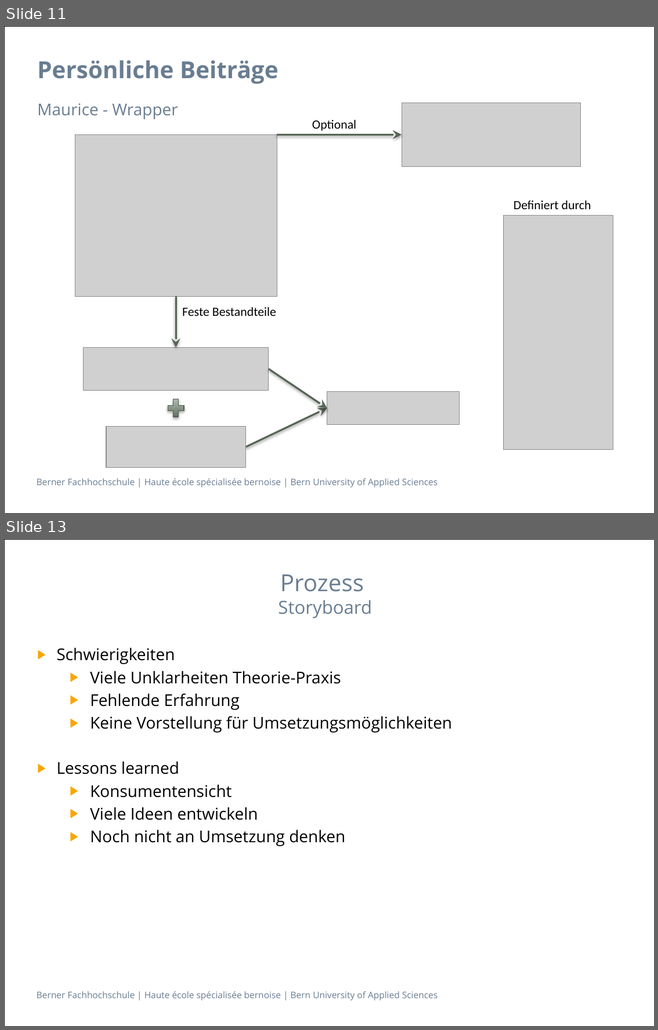
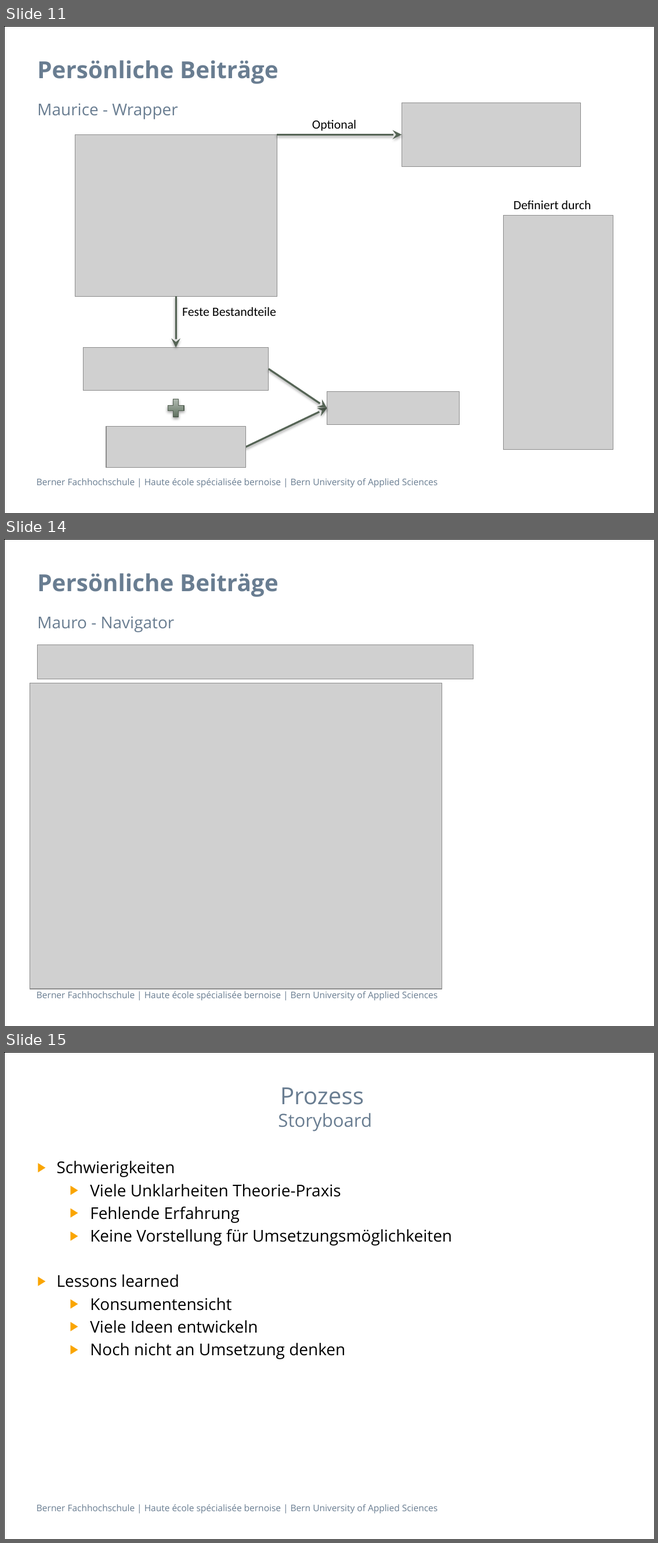
Before and after one commit to zyssm4/ch.bfh.btx8081.w2015.red, a slide deck: doc/Task14/task14_presentation Schlurp.pptx. Shown one above the other, each under a label of ours: slides 11 and 13 before the commit, slides 11, 14 and 15 after it; the slides between them are not shown. The pictures are 658x1030 and 658x1543 pixels, drawn with LibreOffice and Linux fonts; fonts in the diff are those of the drawing; grey boxes stand for pictures; background and template pictures are left out. Boxes give left, top, right and bottom in pixels: in the first picture for what was removed or moved away, otherwise in the second. Text is boxed around its words. In the diff, an @@ line names an element or a change of style, - is before the commit and + after.

```diff
--- a/doc/Task14/task14_presentation Schlurp.pptx
+++ b/doc/Task14/task14_presentation Schlurp.pptx
@@ slide 14 added at [4, 539, 654, 1026], background #FFFFFF; not listed: 2 template elements that a slide beside it also shows @@
@@ title added at [37, 573, 278, 597], 26 pt, text #697D91, bold @@
+Persönliche Beiträge
@@ text added at [37, 616, 175, 632], 18 pt, text #697D91 @@
+Mauro - Navigator
@@ picture added at [37, 645, 473, 679] @@
@@ picture added at [30, 683, 441, 989] @@
@@ what was slide 13 is now slide 15 @@
```
Also in this commit, not shown: 1 slide changed, 1 other slide added.
